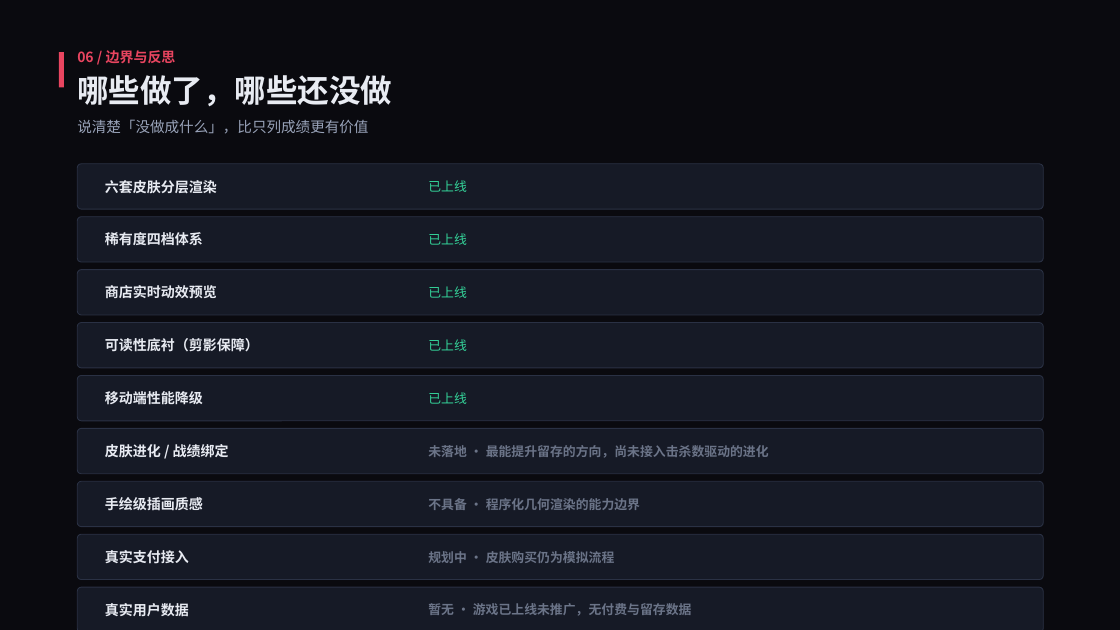
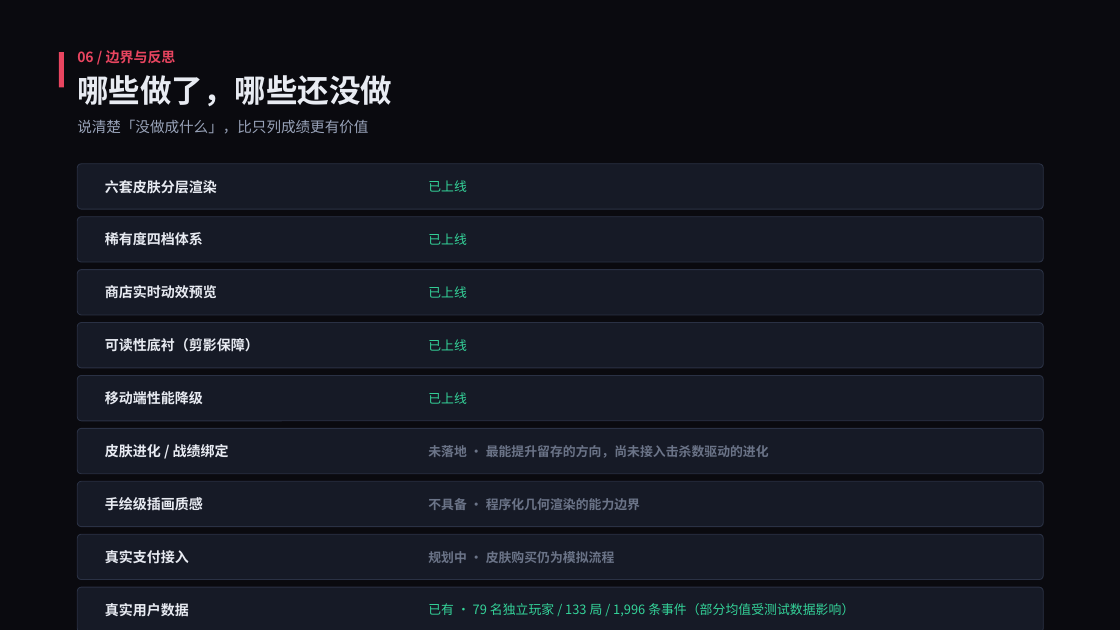
Before and after one commit to AAA-Geeker/Survival-Arena---, a slide deck: slide 19 of portfolio/生存竞技场-武器皮肤分析与创意策划案.pptx (slide 18 before the commit). Drawn at 1120x630 pixels with LibreOffice and Linux fonts; fonts in the diff are those of the drawing. Boxes give left, top, right and bottom in pixels: in the first picture for what was removed or moved away, otherwise in the second. Text is boxed around its words. In the diff, an @@ line names an element or a change of style, - is before the commit and + after.

```diff
--- a/portfolio/生存竞技场-武器皮肤分析与创意策划案.pptx
+++ b/portfolio/生存竞技场-武器皮肤分析与创意策划案.pptx
@@ text at (428, 603, 854, 616): text changed; text colour #6B7488 to #34D399; bold off @@
-暂无 · 游戏已上线未推广，无付费与留存数据
+已有 · 79 名独立玩家 / 133 局 / 1,996 条事件（部分均值受测试数据影响）
```
Also in this commit, not shown: 1 slide added, 4 other files.
